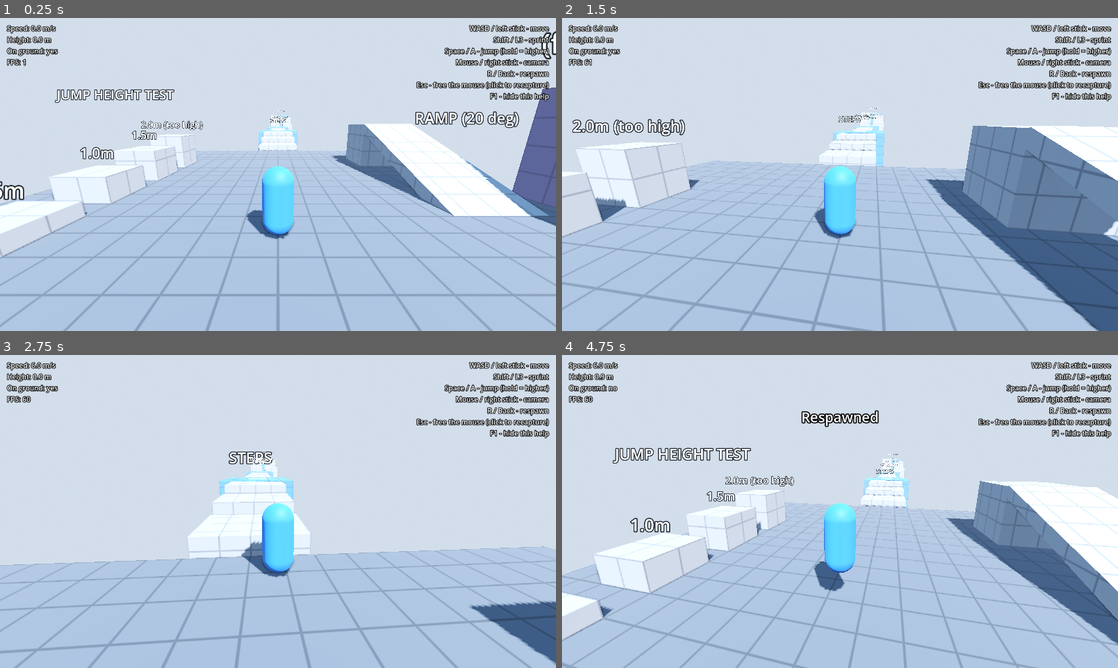
Above: before the commit, frames 1-4 (two rows, left to right).
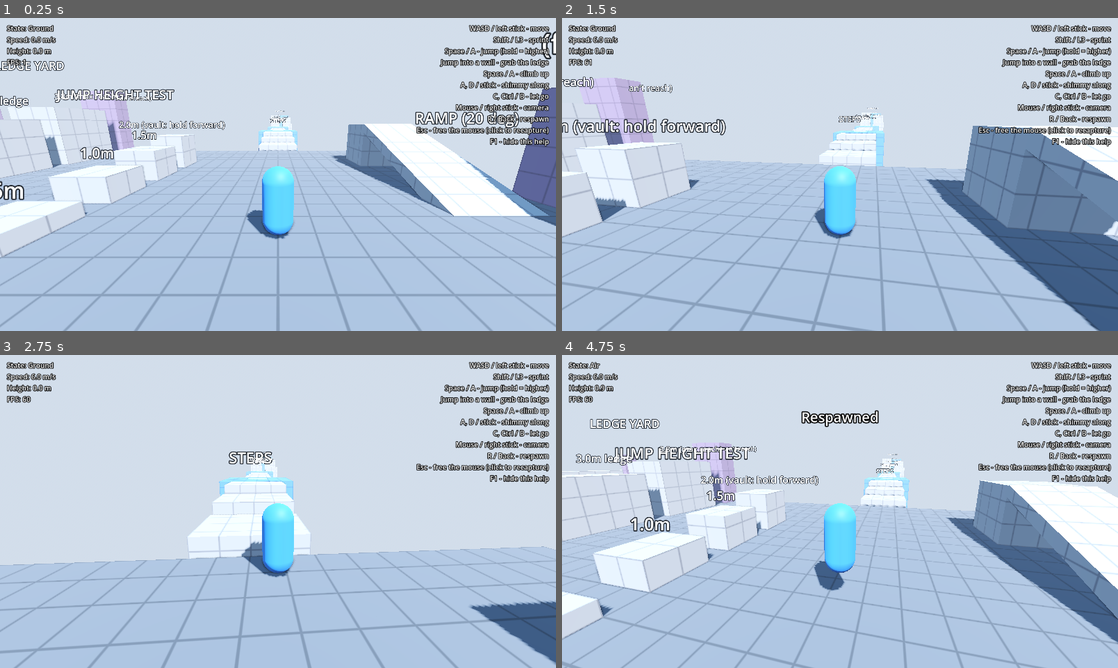
Above: after the commit, the same moments.

Repository: chitown08/ParkourFriends
Game: Godot game, scene res://game/main.tscn
Same seed, same stepped clock (60 frames per second), same inputs: the game is played once before the commit and once after it.
Inputs (mouse positions are in pixels of both pictures, inside the frame that each line leads up to):
- Up to frame 1 (0.25 s): no input
- Up to frame 2 (1.5 s): tap Enter at 0.5 s; move the mouse to (867, 174) at 0.52 s; hold Shift (sprint) 0.53-1.28 s; hold W (move_forward) from 0.53 s (still down); tap Space (jump) at 0.77, 1.07 s; tap C (crouch, bound only after the commit) at 0.8, 1.35 s; move the mouse to (812, 174) at 1.27 s
- Up to frame 3 (2.75 s): keep holding W (move_forward); tap Space (jump) at 1.52, 1.55, 1.82 s; move the mouse to (289, 505) at 2.02 s; hold Space (jump) from 2.03 s (still down); tap Shift (sprint) at 2.3 s
- Up to frame 4 (4.75 s): keep holding W (move_forward); move the mouse to (834, 517) at 2.77 s; release Space (jump) at 2.78 s; tap Shift (sprint) at 2.85, 4.35 s; tap Space (jump) at 3.02, 3.32, 3.77, 3.8, 4.07, 4.52 s; tap C (crouch, bound only after the commit) at 3.05 s; move the mouse to (878, 514) at 3.52 s; hold C (crouch, bound only after the commit) 3.53-4.28 s; tap R (respawn) at 4.15 s; move the mouse to (795, 508) at 4.27 s

The runs differ from the first frame. In frame 1, 4.9% of the frame differs, in the area x 0-99%, y 2-60%; in frame 2, 4.6%; in frame 3, 2.5%; in frame 4, 8.7%, in the area x 0-100%, y 2-100%.

Commit message:
Add player state machine and ledge grab, hang, shimmy and climb
Movement is split into one state per mode (Ground, Air, Hang, Climb) under
player/states/, so new moves can be added without growing one big script.
player.gd keeps the tunable settings and the helpers the states share.

While airborne and pushing into a wall, the player grabs ledges 1.2-2.2 m
above their feet and vaults straight over lower ones. While hanging they can
climb up, shimmy sideways, or let go (crouch or pull back). Adds a crouch
input action, the current state to the HUD, and a Ledge Yard to the course.

Co-Authored-By: Claude Opus 5.5 <noreply@anthropic.com>

Diff:
--- a/levels/test_course.tscn
+++ b/levels/test_course.tscn
@@ -113,7 +113,7 @@
 transform = Transform3D(1, 0, 0, 0, 1, 0, 0, 0, 1, -7, 2.7, -3)
 billboard = 1
 pixel_size = 0.01
-text = "2.0m (too high)"
+text = "2.0m (vault: hold forward)"
 font_size = 56
 outline_size = 14
 
@@ -330,3 +330,93 @@
 text = "GOAL!"
 font_size = 56
 outline_size = 14
+
+[node name="LedgeYard" type="CSGBox3D" parent="Geometry"]
+transform = Transform3D(1, 0, 0, 0, 1, 0, 0, 0, 1, -20, -1, 0)
+use_collision = true
+size = Vector3(20, 2, 20)
+material = ExtResource("3_ground")
+
+[node name="LabelLedgeYard" type="Label3D" parent="Labels"]
+transform = Transform3D(1, 0, 0, 0, 1, 0, 0, 0, 1, -12, 5.5, 0)
+billboard = 1
+pixel_size = 0.01
+text = "LEDGE YARD"
+font_size = 56
+outline_size = 14
+
+[node name="Ledge25" type="CSGBox3D" parent="Geometry"]
+transform = Transform3D(1, 0, 0, 0, 1, 0, 0, 0, 1, -16, 1.25, 5)
+use_collision = true
+size = Vector3(3, 2.5, 4)
+material = ExtResource("4_platform")
+
+[node name="Ledge30" type="CSGBox3D" parent="Geometry"]
+transform = Transform3D(1, 0, 0, 0, 1, 0, 0, 0, 1, -16, 1.5, 0)
+use_collision = true
+size = Vector3(3, 3.0, 4)
+material = ExtResource("4_platform")
+
+[node name="Ledge38" type="CSGBox3D" parent="Geometry"]
+transform = Transform3D(1, 0, 0, 0, 1, 0, 0, 0, 1, -16, 1.9, -5)
+use_collision = true
+size = Vector3(3, 3.8, 4)
+material = ExtResource("4_platform")
+
+[node name="LabelLedge25" type="Label3D" parent="Labels"]
+transform = Transform3D(1, 0, 0, 0, 1, 0, 0, 0, 1, -14, 3.4, 5)
+billboard = 1
+pixel_size = 0.01
+text = "2.5m (vault)"
+font_size = 56
+outline_size = 14
+
+[node name="LabelLedge30" type="Label3D" parent="Labels"]
+transform = Transform3D(1, 0, 0, 0, 1, 0, 0, 0, 1, -14, 3.9, 0)
+billboard = 1
+pixel_size = 0.01
+text = "3.0m ledge"
+font_size = 56
+outline_size = 14
+
+[node name="LabelLedge38" type="Label3D" parent="Labels"]
+transform = Transform3D(1, 0, 0, 0, 1, 0, 0, 0, 1, -14, 4.7, -5)
+billboard = 1
+pixel_size = 0.01
+text = "3.8m (max reach)"
+font_size = 56
+outline_size = 14
+
+[node name="ShimmyWall" type="CSGBox3D" parent="Geometry"]
+transform = Transform3D(1, 0, 0, 0, 1, 0, 0, 0, 1, -26, 1.5, 0)
+use_collision = true
+size = Vector3(2, 3.0, 16)
+material = ExtResource("4_platform")
+
+[node name="ShimmyBlocker" type="CSGBox3D" parent="Geometry"]
+transform = Transform3D(1, 0, 0, 0, 1, 0, 0, 0, 1, -24.75, 2.25, -7.5)
+use_collision = true
+size = Vector3(0.5, 4.5, 1)
+material = ExtResource("7_wall")
+
+[node name="LabelShimmy" type="Label3D" parent="Labels"]
+transform = Transform3D(1, 0, 0, 0, 1, 0, 0, 0, 1, -23, 4.6, 3)
+billboard = 1
+pixel_size = 0.01
+text = "SHIMMY WALL\n(hang, then move sideways)"
+font_size = 56
+outline_size = 14
+
+[node name="TooTall" type="CSGBox3D" parent="Geometry"]
+transform = Transform3D(1, 0, 0, 0, 1, 0, 0, 0, 1, -16, 2.75, -9)
+use_collision = true
+size = Vector3(3, 5.5, 1.5)
+material = ExtResource("7_wall")
+
+[node name="LabelTooTall" type="Label3D" parent="Labels"]
+transform = Transform3D(1, 0, 0, 0, 1, 0, 0, 0, 1, -14, 5, -9)
+billboard = 1
+pixel_size = 0.01
+text = "5.5m (can't reach)"
+font_size = 56
+outline_size = 14
--- /dev/null
+++ b/player/ledge.gd
@@ -0,0 +1,10 @@
+class_name Ledge
+extends RefCounted
+## A grabbable ledge found by Player.find_ledge().
+
+## A point on the top edge of the ledge.
+var position: Vector3
+## Flat direction pointing out of the wall, toward the player.
+var normal: Vector3
+## How far the ledge top is above the player's feet when it was found.
+var height: float
--- a/player/player.gd
+++ b/player/player.gd
@@ -1,15 +1,21 @@
 class_name Player
 extends CharacterBody3D
-## The parkour character: running, sprinting and jumping.
+## The parkour character.
 ##
-## Movement only ever reads from the PlayerInput child node, never from the
-## keyboard. That's what will let a remote player's input drive this same code
-## once multiplayer is added.
+## How it's organized:
+## - PlayerInput (child node) turns controls into plain variables. Movement
+##   never reads the keyboard directly, so in multiplayer a remote player's
+##   input can drive this exact same code.
+## - The States node holds one child per "mode" (Ground, Air, Hang, Climb).
+##   Only the active state runs each tick; it decides how to move and when to
+##   switch to another state. This script holds the settings and the shared
+##   helpers the states use.
 ##
 ## Tip: every value under "@export" shows up in the Inspector panel when you
 ## select the Player in Godot, so you can tweak the feel without coding.
 
 signal respawned
+signal state_changed(new_state: StringName)
 
 @export_group("Running")
 @export var run_speed := 6.0
@@ -29,6 +35,19 @@
 @export var jump_buffer_time := 0.12 ## Pressing jump this early before landing still counts.
 @export var max_fall_speed := 40.0
 
+@export_group("Ledges")
+@export var ledge_max_height := 2.2 ## Highest ledge (above your feet) you can grab.
+@export var hang_min_height := 1.2 ## Ledges lower than this are vaulted over instead of hung from.
+@export var mantle_min_height := 0.15 ## Ledges lower than this are just stepped onto.
+@export var ledge_detect_distance := 0.35 ## How far in front of your body to look for walls.
+@export var ledge_grab_max_rise_speed := 1.0 ## Can't grab while still rising faster than this.
+@export var hang_height := 1.7 ## How far your feet hang below the ledge.
+@export var hang_snap_speed := 8.0 ## How fast you slide into the hanging spot.
+@export var shimmy_speed := 2.0
+@export var climb_up_time := 0.45 ## Seconds to pull up from hanging.
+@export var mantle_time := 0.25 ## Seconds to vault over a low ledge.
+@export var ledge_regrab_delay := 0.35 ## After letting go, can't re-grab for this long.
+
 @export_group("Respawn")
 @export var kill_height := -15.0 ## Falling below this height respawns you.
 
@@ -36,114 +55,177 @@
 ## will be decided by who "owns" the character (Godot calls it the authority).
 var is_local := true
 var respawn_position := Vector3.ZERO
-
-var _jump_velocity: float
+var state: PlayerState
+
+var jump_velocity: float
 var _rise_gravity: float
 var _fall_gravity: float
-var _coyote_timer := 0.0
 var _jump_buffer_timer := 0.0
-var _is_jumping := false
 
 @onready var input: PlayerInput = $PlayerInput
 @onready var camera_rig: CameraRig = $CameraRig
 @onready var _visual: Node3D = $Visual
+@onready var _states: Node = $States
+@onready var _body_shape: CapsuleShape3D = $CollisionShape3D.shape
+@onready var body_radius: float = _body_shape.radius
 
 
 func _ready() -> void:
 	# Work out jump physics from designer-friendly numbers (height + timing).
-	_jump_velocity = 2.0 * jump_height / jump_time_to_peak
+	jump_velocity = 2.0 * jump_height / jump_time_to_peak
 	_rise_gravity = 2.0 * jump_height / (jump_time_to_peak * jump_time_to_peak)
 	_fall_gravity = 2.0 * jump_height / (jump_time_to_fall * jump_time_to_fall)
 
+	for child in _states.get_children():
+		var player_state := child as PlayerState
+		player_state.player = self
+		player_state.input = input
+
 	respawn_position = global_position
 	camera_rig.set_active(is_local)
+	change_state(&"Air")
 
 
 func _physics_process(delta: float) -> void:
 	if is_local:
 		input.gather(camera_rig.yaw)
-
-	_update_timers(delta)
-	_apply_gravity(delta)
-	_try_jump()
-	_apply_horizontal_movement(delta)
-	move_and_slide()
-	_turn_to_face_movement(delta)
-
-	if input.respawn_just_pressed or global_position.y < kill_height:
-		respawn()
-
-
-func set_checkpoint(position_: Vector3) -> void:
-	respawn_position = position_
-
-
-func respawn() -> void:
-	global_position = respawn_position
-	velocity = Vector3.ZERO
-	_is_jumping = false
-	reset_physics_interpolation() # Teleport instantly instead of "sliding" there.
-	respawned.emit()
-
-
-func get_horizontal_speed() -> float:
-	return Vector2(velocity.x, velocity.z).length()
-
-
-func _update_timers(delta: float) -> void:
-	if is_on_floor():
-		_coyote_timer = coyote_time
-		if velocity.y <= 0.0:
-			_is_jumping = false
-	else:
-		_coyote_timer -= delta
 
 	if input.jump_just_pressed:
 		_jump_buffer_timer = jump_buffer_time
 	else:
 		_jump_buffer_timer -= delta
 
-
-func _apply_gravity(delta: float) -> void:
-	if is_on_floor():
-		return
+	state.physics_update(delta)
+
+	if input.respawn_just_pressed or global_position.y < kill_height:
+		respawn()
+
+
+## Switches to the state (child of the States node) with this name.
+func change_state(state_name: StringName, data: Dictionary = {}) -> void:
+	if state:
+		state.exit()
+	state = _states.get_node(NodePath(state_name))
+	state.enter(data)
+	state_changed.emit(state_name)
+
+
+func set_checkpoint(position_: Vector3) -> void:
+	respawn_position = position_
+
+
+func respawn() -> void:
+	global_position = respawn_position
+	velocity = Vector3.ZERO
+	change_state(&"Air")
+	reset_physics_interpolation() # Teleport instantly instead of "sliding" there.
+	respawned.emit()
+
+
+func get_horizontal_speed() -> float:
+	return Vector2(velocity.x, velocity.z).length()
+
+
+# --- Helpers shared by the states --------------------------------------------
+
+## True (once) if jump was pressed recently. Lets a slightly-early press count.
+func consume_jump() -> bool:
+	if _jump_buffer_timer > 0.0:
+		_jump_buffer_timer = 0.0
+		return true
+	return false
+
+
+func apply_gravity(delta: float) -> void:
 	var gravity := _rise_gravity if velocity.y > 0.0 else _fall_gravity
 	velocity.y = maxf(velocity.y - gravity * delta, -max_fall_speed)
 
 
-func _try_jump() -> void:
-	if _jump_buffer_timer > 0.0 and _coyote_timer > 0.0:
-		velocity.y = _jump_velocity
-		_is_jumping = true
-		_jump_buffer_timer = 0.0
-		_coyote_timer = 0.0
-
-	# Variable jump height: let go of jump early for a short hop.
-	if _is_jumping and not input.jump_held and velocity.y > 0.0:
-		velocity.y *= jump_cut
-		_is_jumping = false
-
-
-func _apply_horizontal_movement(delta: float) -> void:
+## Speeds up toward the input direction (or slows down if there's no input).
+func move_horizontally(delta: float, acceleration: float, friction: float) -> void:
 	var wish_dir := input.move_direction
 	var target_speed := sprint_speed if input.sprint_held else run_speed
-	var target_velocity := wish_dir * target_speed
-
-	var rate: float
-	if is_on_floor():
-		rate = ground_acceleration if wish_dir != Vector3.ZERO else ground_friction
-	else:
-		rate = air_acceleration if wish_dir != Vector3.ZERO else air_friction
-
-	var horizontal := Vector3(velocity.x, 0.0, velocity.z).move_toward(target_velocity, rate * delta)
+	var rate := acceleration if wish_dir != Vector3.ZERO else friction
+	var horizontal := Vector3(velocity.x, 0.0, velocity.z).move_toward(wish_dir * target_speed, rate * delta)
 	velocity.x = horizontal.x
 	velocity.z = horizontal.z
 
 
-func _turn_to_face_movement(delta: float) -> void:
-	var dir := input.move_direction
-	if dir.length_squared() < 0.01:
+## Smoothly turns the body to face `direction` (ignored if it's ~zero).
+func face_direction(direction: Vector3, delta: float) -> void:
+	if Vector2(direction.x, direction.z).length_squared() < 0.01:
 		return
-	# The model's "front" is -Z, so atan2(-x, -z) gives the angle to face `dir`.
-	var target_yaw := atan2(-dir.x, -dir.z)
+	# The model's "front" is -Z, so atan2(-x, -z) gives the angle to face `direction`.
+	var target_yaw := atan2(-direction.x, -direction.z)
 	_visual.rotation.y = lerp_angle(_visual.rotation.y, target_yaw, 1.0 - exp(-turn_speed * delta))
+
+
+## Where the player's feet go when hanging from `ledge`.
+func hang_position(ledge: Ledge) -> Vector3:
+	return ledge.position + ledge.normal * (body_radius + 0.05) + Vector3.DOWN * hang_height
+
+
+## Where the player's feet go after climbing up onto `ledge`.
+func stand_position(ledge: Ledge) -> Vector3:
+	return ledge.position - ledge.normal * (body_radius + 0.15) + Vector3.UP * 0.02
+
+
+## Looks for a grabbable ledge in front of a player standing at `feet` and
+## facing `forward`. Returns null if there isn't one.
+func find_ledge(feet: Vector3, forward: Vector3) -> Ledge:
+	forward = Vector3(forward.x, 0.0, forward.z).normalized()
+	if forward == Vector3.ZERO:
+		return null
+	var reach := body_radius + ledge_detect_distance
+
+	# 1. Is there a wall in front of us? Check at a few heights.
+	var wall := {}
+	for height: float in [0.3, 0.9, 1.5]:
+		var from := feet + Vector3.UP * height
+		wall = _raycast(from, from + forward * reach)
+		if not wall.is_empty():
+			break
+	if wall.is_empty():
+		return null
+	var wall_normal: Vector3 = wall.normal
+	if absf(wall_normal.y) > 0.3:
+		return null # That's a slope or floor, not a wall.
+	wall_normal = Vector3(wall_normal.x, 0.0, wall_normal.z).normalized()
+
+	# 2. Find the top of the wall by looking down from above, just behind its face.
+	var above: Vector3 = wall.position - wall_normal * 0.2
+	above.y = feet.y + ledge_max_height + 0.1
+	var top := _raycast(above, Vector3(above.x, feet.y + mantle_min_height, above.z))
+	if top.is_empty() or top.normal.y < 0.7:
+		return null # No flat top within reach.
+
+	var ledge := Ledge.new()
+	ledge.normal = wall_normal
+	ledge.position = Vector3(wall.position.x, top.position.y, wall.position.z)
+	ledge.height = ledge.position.y - feet.y
+
+	# 3. Is there open space above the edge, room to pull up, and room to stand?
+	var over_edge := ledge.position + wall_normal * reach + Vector3.UP * 0.15
+	if not _raycast(over_edge, over_edge - wall_normal * (reach + 0.3)).is_empty():
+		return null # The wall keeps going up; that "top" was something else.
+	var hang_column := hang_position(ledge)
+	hang_column.y = ledge.position.y + 0.05
+	if not _body_fits(hang_column) or not _body_fits(stand_position(ledge)):
+		return null
+	return ledge
+
+
+func _raycast(from: Vector3, to: Vector3) -> Dictionary:
+	var query := PhysicsRayQueryParameters3D.create(from, to, collision_mask, [get_rid()])
+	return get_world_3d().direct_space_state.intersect_ray(query)
+
+
+## True if the player's body would fit with its feet at `feet` without
+## overlapping the level.
+func _body_fits(feet: Vector3) -> bool:
+	var query := PhysicsShapeQueryParameters3D.new()
+	query.shape = _body_shape
+	query.transform = Transform3D(Basis.IDENTITY, feet + Vector3.UP * (_body_shape.height * 0.5 + 0.02))
+	query.collision_mask = collision_mask
+	query.exclude = [get_rid()]
+	return get_world_3d().direct_space_state.intersect_shape(query, 1).is_empty()
--- a/player/player.tscn
+++ b/player/player.tscn
@@ -3,6 +3,10 @@
 [ext_resource type="Script" path="res://player/player.gd" id="1_player"]
 [ext_resource type="Script" path="res://player/player_input.gd" id="2_input"]
 [ext_resource type="Script" path="res://player/camera_rig.gd" id="3_rig"]
+[ext_resource type="Script" path="res://player/states/ground.gd" id="4_ground"]
+[ext_resource type="Script" path="res://player/states/air.gd" id="5_air"]
+[ext_resource type="Script" path="res://player/states/hang.gd" id="6_hang"]
+[ext_resource type="Script" path="res://player/states/climb.gd" id="7_climb"]
 
 [sub_resource type="CapsuleShape3D" id="CapsuleShape3D_body"]
 radius = 0.4
@@ -49,6 +53,20 @@
 transform = Transform3D(1, 0, 0, 0, 1, 0, 0, 0, 1, 0, 1.45, -0.32)
 mesh = SubResource("BoxMesh_visor")
 
+[node name="States" type="Node" parent="."]
+
+[node name="Ground" type="Node" parent="States"]
+script = ExtResource("4_ground")
+
+[node name="Air" type="Node" parent="States"]
+script = ExtResource("5_air")
+
+[node name="Hang" type="Node" parent="States"]
+script = ExtResource("6_hang")
+
+[node name="Climb" type="Node" parent="States"]
+script = ExtResource("7_climb")
+
 [node name="PlayerInput" type="Node" parent="."]
 script = ExtResource("2_input")
 
--- a/player/player_input.gd
+++ b/player/player_input.gd
@@ -13,6 +13,8 @@
 var jump_just_pressed := false
 var jump_held := false
 var sprint_held := false
+var crouch_just_pressed := false
+var crouch_held := false
 var respawn_just_pressed := false
 
 
@@ -24,4 +26,6 @@
 	jump_just_pressed = Input.is_action_just_pressed("jump")
 	jump_held = Input.is_action_pressed("jump")
 	sprint_held = Input.is_action_pressed("sprint")
+	crouch_just_pressed = Input.is_action_just_pressed("crouch")
+	crouch_held = Input.is_action_pressed("crouch")
 	respawn_just_pressed = Input.is_action_just_pressed("respawn")
--- /dev/null
+++ b/player/states/air.gd
@@ -0,0 +1,59 @@
+extends PlayerState
+## Jumping or falling. Grabs ledges when you push toward one.
+
+var _coyote_timer := 0.0
+var _regrab_timer := 0.0
+var _holding_jump := false
+
+
+func enter(data: Dictionary) -> void:
+	_coyote_timer = player.coyote_time if data.get("coyote", false) else 0.0
+	_regrab_timer = data.get("regrab_delay", 0.0)
+	_holding_jump = data.get("jumped", false)
+
+
+func physics_update(delta: float) -> void:
+	_coyote_timer -= delta
+	_regrab_timer -= delta
+
+	if _coyote_timer > 0.0 and player.consume_jump():
+		player.velocity.y = player.jump_velocity
+		_coyote_timer = 0.0
+		_holding_jump = true
+
+	# Variable jump height: let go of jump early for a short hop.
+	if _holding_jump and not input.jump_held and player.velocity.y > 0.0:
+		player.velocity.y *= player.jump_cut
+		_holding_jump = false
+
+	player.apply_gravity(delta)
+	player.move_horizontally(delta, player.air_acceleration, player.air_friction)
+	player.move_and_slide()
+	player.face_direction(input.move_direction, delta)
+
+	if player.is_on_floor():
+		player.change_state(&"Ground")
+		return
+
+	_try_grab_ledge()
+
+
+func _try_grab_ledge() -> void:
+	# Only near the top of a jump or while falling, and only when pushing
+	# toward the wall, so you can still jump straight up onto things or fall
+	# past a ledge on purpose.
+	if _regrab_timer > 0.0 or player.velocity.y > player.ledge_grab_max_rise_speed:
+		return
+	var wish_dir := input.move_direction
+	if wish_dir.length() < 0.3:
+		return
+
+	var ledge := player.find_ledge(player.global_position, wish_dir)
+	if ledge == null or wish_dir.normalized().dot(-ledge.normal) < 0.5:
+		return
+
+	if ledge.height >= player.hang_min_height:
+		player.change_state(&"Hang", {"ledge": ledge})
+	else:
+		# Low enough to vault straight over without hanging ("mantle").
+		player.change_state(&"Climb", {"ledge": ledge, "duration": player.mantle_time})
--- /dev/null
+++ b/player/states/climb.gd
@@ -0,0 +1,36 @@
+extends PlayerState
+## Pulling up onto a ledge: first rise straight up, then step forward onto it.
+## Used both from hanging and for quick vaults over low ledges ("mantling").
+
+## Fraction of the climb spent rising; the rest is spent stepping forward.
+const RISE_PORTION := 0.6
+
+var _ledge: Ledge
+var _duration := 0.4
+var _progress := 0.0
+var _start: Vector3
+
+
+func enter(data: Dictionary) -> void:
+	_ledge = data["ledge"]
+	_duration = data["duration"]
+	_progress = 0.0
+	_start = player.global_position
+	player.velocity = Vector3.ZERO
+
+
+func physics_update(delta: float) -> void:
+	_progress = minf(_progress + delta / _duration, 1.0)
+
+	var top := player.stand_position(_ledge)
+	var risen := Vector3(_start.x, top.y, _start.z)
+	if _progress < RISE_PORTION:
+		player.global_position = _start.lerp(risen, smoothstep(0.0, 1.0, _progress / RISE_PORTION))
+	else:
+		var t := (_progress - RISE_PORTION) / (1.0 - RISE_PORTION)
+		player.global_position = risen.lerp(top, smoothstep(0.0, 1.0, t))
+	player.face_direction(-_ledge.normal, delta)
+
+	if _progress >= 1.0:
+		player.apply_floor_snap() # Settle onto the surface so we count as on the floor.
+		player.change_state(&"Ground")
--- /dev/null
+++ b/player/states/ground.gd
@@ -0,0 +1,18 @@
+extends PlayerState
+## Standing, running or sprinting on the floor.
+
+
+func physics_update(delta: float) -> void:
+	var jumped := player.consume_jump()
+	if jumped:
+		player.velocity.y = player.jump_velocity
+
+	player.move_horizontally(delta, player.ground_acceleration, player.ground_friction)
+	player.move_and_slide()
+	player.face_direction(input.move_direction, delta)
+
+	if jumped:
+		player.change_state(&"Air", {"jumped": true})
+	elif not player.is_on_floor():
+		# Ran off an edge: allow a late "coyote" jump for a moment.
+		player.change_state(&"Air", {"coyote": true})
--- /dev/null
+++ b/player/states/hang.gd
@@ -0,0 +1,45 @@
+extends PlayerState
+## Hanging from a ledge by your hands.
+##   Jump              -> pull yourself up
+##   Left / right      -> shimmy along the ledge
+##   Crouch, or back   -> let go
+
+var _ledge: Ledge
+
+
+func enter(data: Dictionary) -> void:
+	_ledge = data["ledge"]
+	player.velocity = Vector3.ZERO
+
+
+func physics_update(delta: float) -> void:
+	# Slide smoothly into the hanging spot (it's usually a little off at first).
+	var target := player.hang_position(_ledge)
+	player.global_position = player.global_position.move_toward(target, player.hang_snap_speed * delta)
+	player.face_direction(-_ledge.normal, delta)
+
+	var toward_wall := input.move_direction.dot(-_ledge.normal)
+
+	if player.consume_jump():
+		player.change_state(&"Climb", {"ledge": _ledge, "duration": player.climb_up_time})
+	elif input.crouch_just_pressed or toward_wall < -0.5:
+		player.change_state(&"Air", {"regrab_delay": player.ledge_regrab_delay})
+	else:
+		_shimmy(delta)
+
+
+func _shimmy(delta: float) -> void:
+	var right := Vector3.UP.cross(_ledge.normal)
+	var side := input.move_direction.dot(right)
+	if absf(side) < 0.2:
+		return
+
+	var step := right * signf(side) * player.shimmy_speed * delta
+	if player.test_move(player.global_transform, step):
+		return # Something's in the way (like an inside corner).
+
+	# Only move if there's still a ledge to hold onto over there.
+	var next_ledge := player.find_ledge(player.global_position + step, -_ledge.normal)
+	if next_ledge != null and next_ledge.height >= player.hang_min_height:
+		_ledge = next_ledge
+		player.global_position = player.hang_position(next_ledge)
--- /dev/null
+++ b/player/states/player_state.gd
@@ -0,0 +1,26 @@
+class_name PlayerState
+extends Node
+## One "mode" the player can be in: on the ground, in the air, hanging, ...
+##
+## Exactly one state is active at a time. Each state decides how the player
+## moves while it's active, and when to switch to another state by calling
+## player.change_state(). To add a new move, add a new state.
+
+var player: Player
+var input: PlayerInput
+
+
+## Called when the player switches into this state. `data` can carry extra
+## info from the previous state (e.g. which ledge was grabbed).
+func enter(_data: Dictionary) -> void:
+	pass
+
+
+## Called when the player switches out of this state.
+func exit() -> void:
+	pass
+
+
+## Called every physics tick (60 times a second) while this state is active.
+func physics_update(_delta: float) -> void:
+	pass
--- a/project.godot
+++ b/project.godot
@@ -58,6 +58,13 @@
 , Object(InputEventJoypadButton,"resource_local_to_scene":false,"resource_name":"","device":-1,"button_index":7,"pressure":0.0,"pressed":true,"script":null)
 ]
 }
+crouch={
+"deadzone": 0.2,
+"events": [Object(InputEventKey,"resource_local_to_scene":false,"resource_name":"","device":-1,"window_id":0,"alt_pressed":false,"shift_pressed":false,"ctrl_pressed":false,"meta_pressed":false,"pressed":false,"keycode":0,"physical_keycode":67,"key_label":0,"unicode":0,"location":0,"echo":false,"script":null)
+, Object(InputEventKey,"resource_local_to_scene":false,"resource_name":"","device":-1,"window_id":0,"alt_pressed":false,"shift_pressed":false,"ctrl_pressed":false,"meta_pressed":false,"pressed":false,"keycode":0,"physical_keycode":4194326,"key_label":0,"unicode":0,"location":0,"echo":false,"script":null)
+, Object(InputEventJoypadButton,"resource_local_to_scene":false,"resource_name":"","device":-1,"button_index":1,"pressure":0.0,"pressed":true,"script":null)
+]
+}
 look_left={
 "deadzone": 0.15,
 "events": [Object(InputEventJoypadMotion,"resource_local_to_scene":false,"resource_name":"","device":-1,"axis":2,"axis_value":-1.0,"script":null)
--- a/ui/hud.gd
+++ b/ui/hud.gd
@@ -14,10 +14,10 @@
 func _process(_delta: float) -> void:
 	if player == null:
 		return
-	_stats.text = "Speed: %.1f m/s\nHeight: %.1f m\nOn ground: %s\nFPS: %d" % [
+	_stats.text = "State: %s\nSpeed: %.1f m/s\nHeight: %.1f m\nFPS: %d" % [
+		player.state.name,
 		player.get_horizontal_speed(),
 		player.global_position.y,
-		"yes" if player.is_on_floor() else "no",
 		Engine.get_frames_per_second(),
 	]
 
--- a/ui/hud.tscn
+++ b/ui/hud.tscn
@@ -20,13 +20,17 @@
 offset_left = -300.0
 offset_top = 12.0
 offset_right = -16.0
-offset_bottom = 200.0
+offset_bottom = 280.0
 grow_horizontal = 0
 theme_override_colors/font_outline_color = Color(0, 0, 0, 1)
 theme_override_constants/outline_size = 6
 text = "WASD / left stick - move
 Shift / L3 - sprint
 Space / A - jump (hold = higher)
+Jump into a wall - grab the ledge
+  Space / A - climb up
+  A, D / stick - shimmy along
+  C, Ctrl / B - let go
 Mouse / right stick - camera
 R / Back - respawn
 Esc - free the mouse (click to recapture)
Not shown, added: player/ledge.gd.uid
Not shown, added: player/states/air.gd.uid
Not shown, added: player/states/climb.gd.uid
Not shown, added: player/states/ground.gd.uid
Not shown, added: player/states/hang.gd.uid
Not shown, added: player/states/player_state.gd.uid
